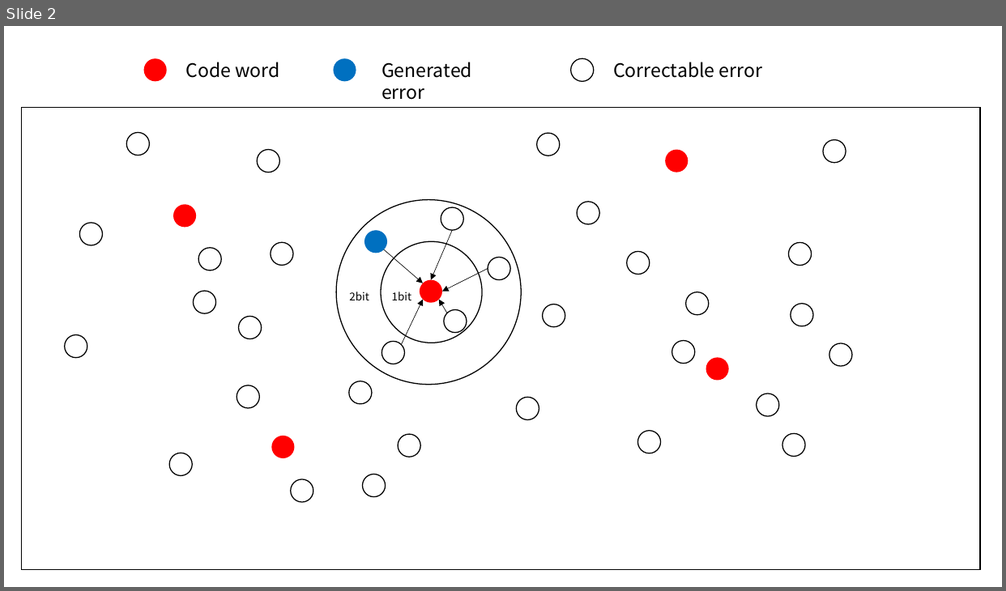
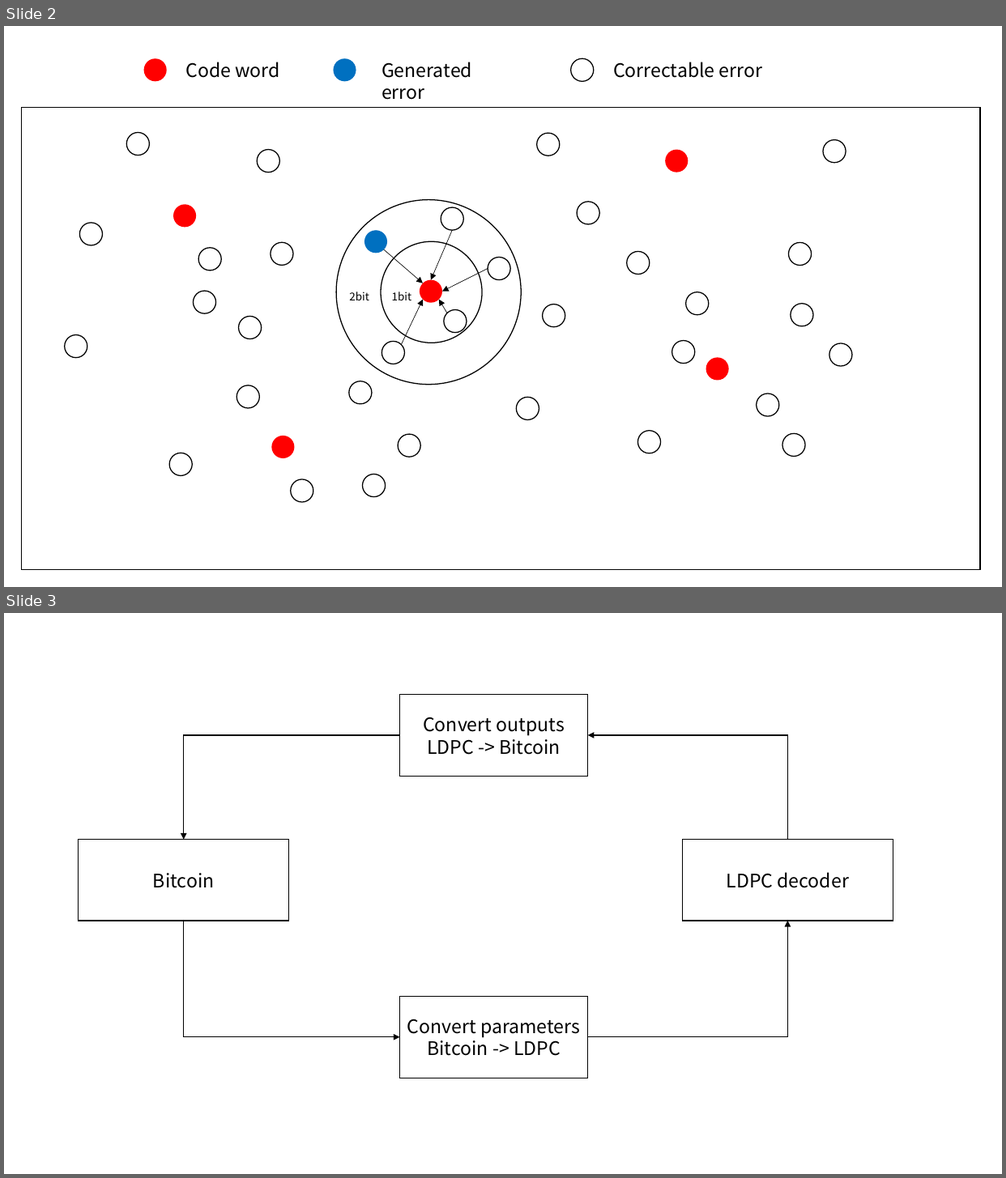
Before and after one commit to HyoungsungKim/ECC-PoW-project, a slide deck: img/Basic-concept.pptx. Shown one above the other, each under a label of ours: slide 2 before the commit, slides 2 and 3 after it. The pictures are 1006x591 and 1006x1178 pixels, drawn with LibreOffice and Linux fonts; fonts in the diff are those of the drawing. Boxes give left, top, right and bottom in pixels: in the first picture for what was removed or moved away, otherwise in the second. Text is boxed around its words. In the diff, an @@ line names an element or a change of style, - is before the commit and + after.

```diff
--- a/img/Basic-concept.pptx
+++ b/img/Basic-concept.pptx
@@ slide 3 added at (4, 613, 1002, 1174), background #FFFFFF @@
@@ group added at (78, 695, 893, 1079): 4 rectangles, 4 elbow arrows @@
+LDPC decoder
+Bitcoin
+Convert parameters
+Bitcoin -> LDPC
+Convert outputs
+LDPC -> Bitcoin
```
Also in this commit, not shown: 2 other slides added, 1 other file.
